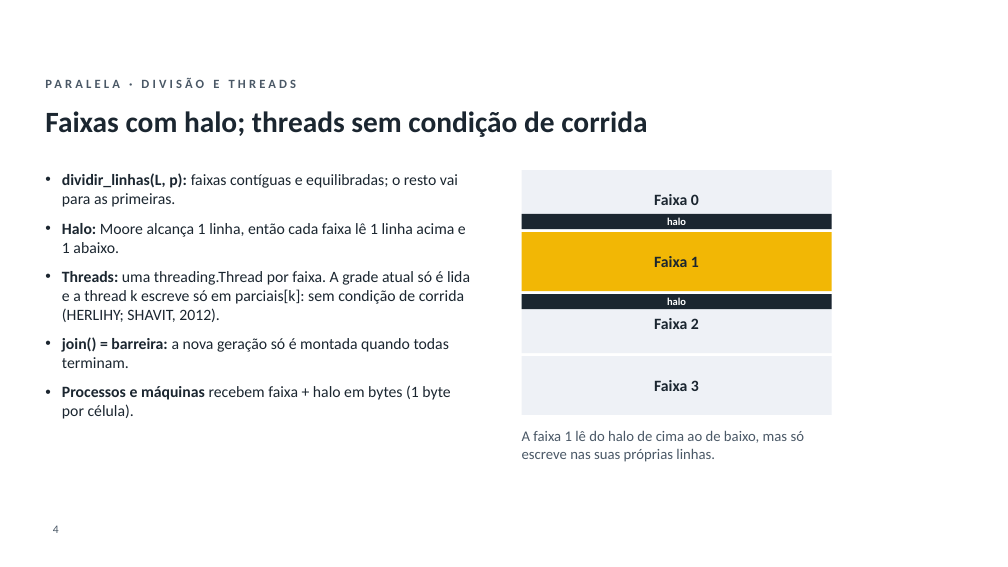
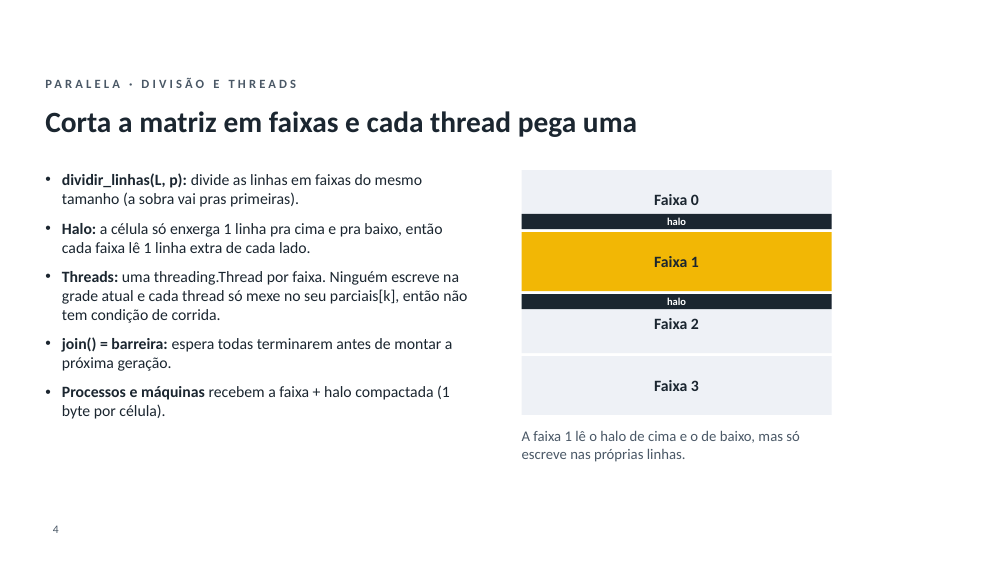
Before and after one commit to GianSE/fakenews-distribuidos, a slide deck: slide 4 of Apresentacao/Apresentacao_FakeNews_UTFPR.pptx. Drawn at 1008x567 pixels with LibreOffice and Linux fonts; fonts in the diff are those of the drawing; background and template pictures are left out. Boxes give left, top, right and bottom in pixels: in the first picture for what was removed or moved away, otherwise in the second. Text is boxed around its words. In the diff, an @@ line names an element or a change of style, - is before the commit and + after.

```diff
--- a/Apresentacao/Apresentacao_FakeNews_UTFPR.pptx
+++ b/Apresentacao/Apresentacao_FakeNews_UTFPR.pptx
@@ title at <box>45,111,637,137</box>: text changed @@
-Faixas com halo; threads sem condição de corrida
+Corta a matriz em faixas e cada thread pega uma
@@ text at <box>62,173,467,419</box>: text changed @@
-• dividir_linhas(L, p): faixas contíguas e equilibradas; o resto vai para as primeiras.
-• Halo: Moore alcança 1 linha, então cada faixa lê 1 linha acima e 1 abaixo.
-• Threads: uma threading.Thread por faixa. A grade atual só é lida e a thread k escreve só em parciais[k]: sem condição de corrida (HERLIHY; SHAVIT, 2012).
-• join() = barreira: a nova geração só é montada quando todas terminam.
-• Processos e máquinas recebem faixa + halo em bytes (1 byte por célula).
+• dividir_linhas(L, p): divide as linhas em faixas do mesmo tamanho (a sobra vai pras primeiras).
+• Halo: a célula só enxerga 1 linha pra cima e pra baixo, então cada faixa lê 1 linha extra de cada lado.
+• Threads: uma threading.Thread por faixa. Ninguém escreve na grade atual e cada thread só mexe no seu parciais[k], então não tem condição de corrida.
+• join() = barreira: espera todas terminarem antes de montar a próxima geração.
+• Processos e máquinas recebem a faixa + halo compactada (1 byte por célula).
@@ text at <box>522,431,800,462</box>: text changed @@
-A faixa 1 lê do halo de cima ao de baixo, mas só escreve nas suas próprias linhas.
+A faixa 1 lê o halo de cima e o de baixo, mas só escreve nas próprias linhas.
```
Also in this commit, not shown: 12 other slides changed, 3 other files.
